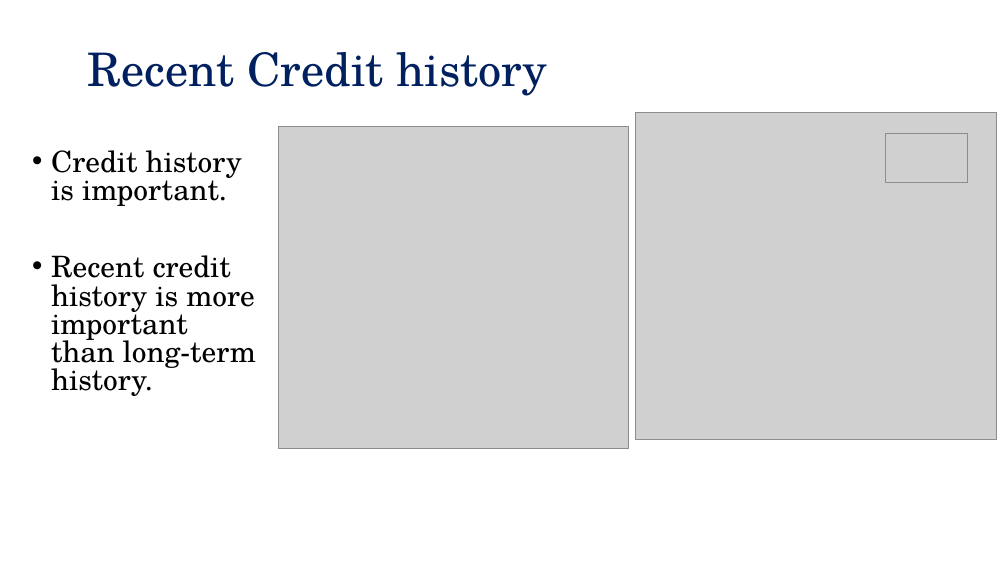
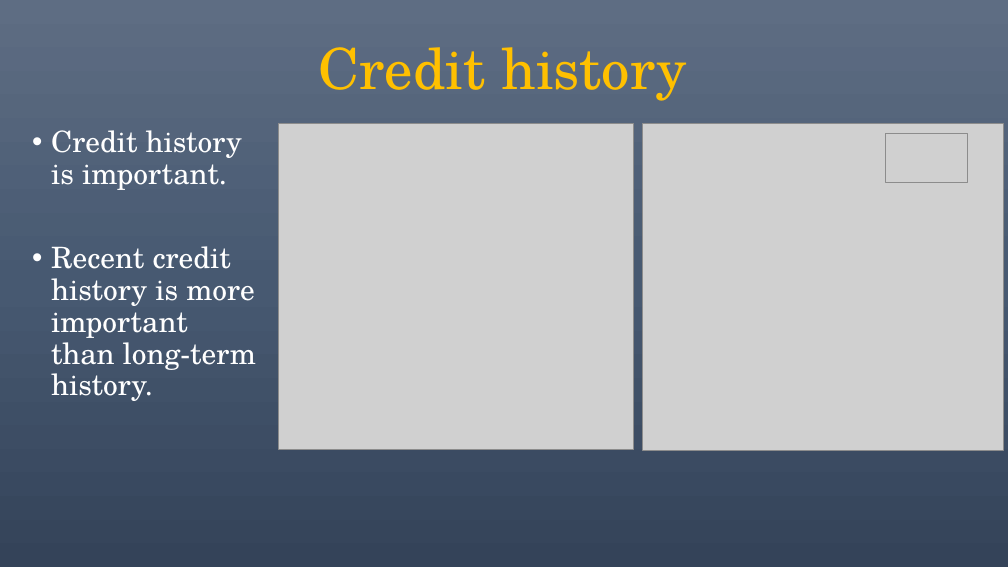
Before and after one commit to lekhnath12/CAPSTONE_II, a slide deck: slide 9 of Slide Deck.pptx. Drawn at 1008x567 pixels with LibreOffice and Linux fonts; fonts in the diff are those of the drawing; grey boxes stand for pictures. Boxes give left, top, right and bottom in pixels: in the first picture for what was removed or moved away, otherwise in the second. Text is boxed around its words. In the diff, an @@ line names an element or a change of style, - is before the commit and + after.

```diff
--- a/Slide Deck.pptx
+++ b/Slide Deck.pptx
@@ background #FFFFFF to gradient #5E6D85 to #495A73 to #35445A @@
@@ text at box(319, 47, 687, 101): text changed; size 44 to 54 pt; text colour #002060 to #FFC000 @@
-Recent Credit history
+Credit history
@@ text "Credit history is important.": place and size @@
-text "Credit history is important." at box(51, 150, 256, 396)
+text "Credit history is important." at box(51, 130, 256, 401)
@@ text "Credit history is important." at box(51, 130, 256, 401): text colour #000000 to #FFFFFF; line spacing 0.8 to 0.9 @@
@@ picture: place and size @@
-picture at box(279, 126, 628, 448)
+picture at box(279, 123, 634, 450)
@@ picture: place and size @@
-picture at box(636, 113, 997, 439)
+picture at box(643, 124, 1004, 451)
```
Also in this commit, not shown: 15 other slides changed.
